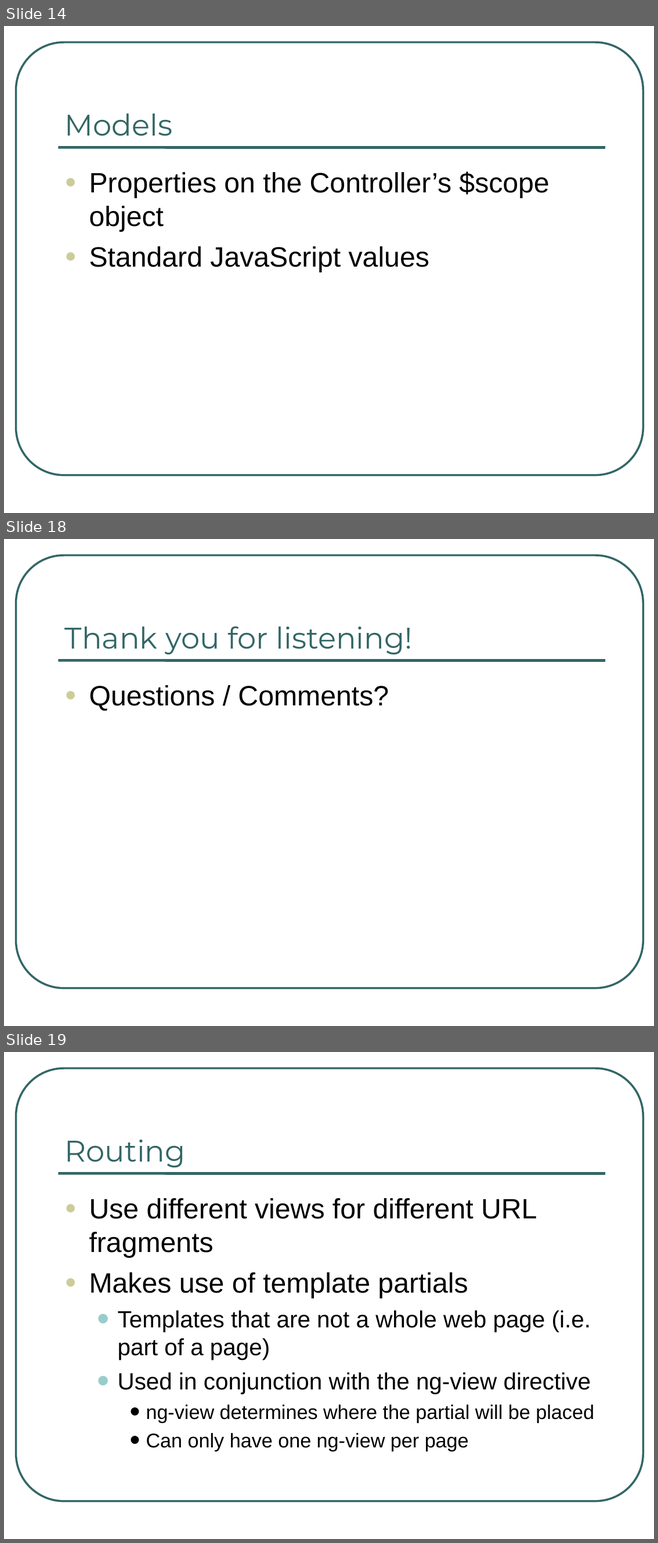
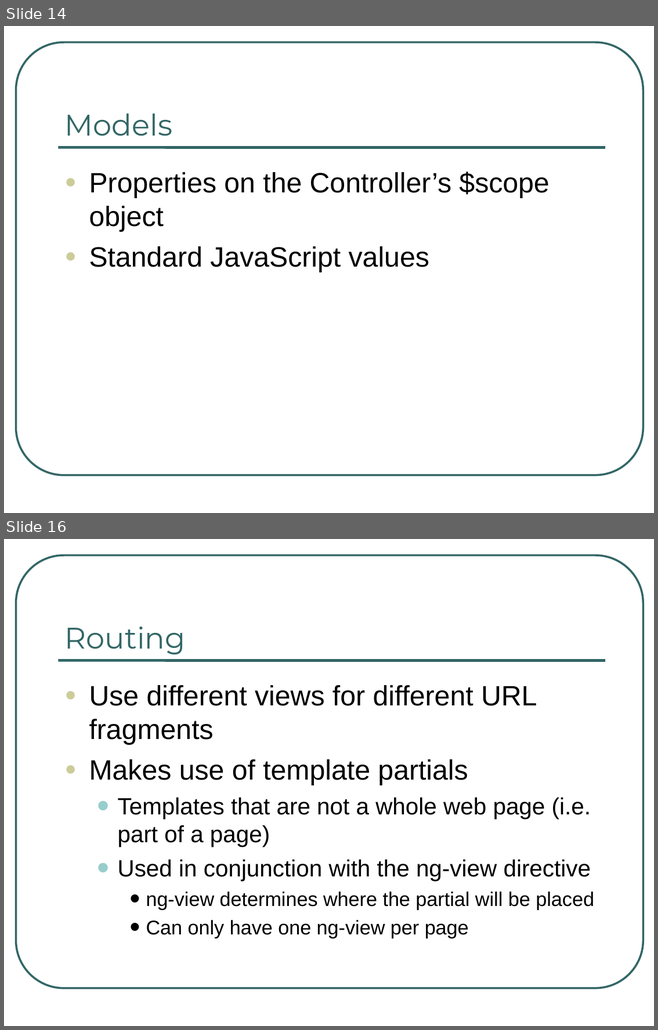
Before and after one commit to darlingtld/AngularJSTS, a slide deck: AngularJS_techshare.ppt. Shown one above the other, each under a label of ours: slides 14, 18 and 19 before the commit, slides 14 and 16 after it; the slides between them are not shown. The pictures are 658x1543 and 658x1030 pixels, drawn with LibreOffice and Linux fonts; fonts in the diff are those of the drawing. Boxes give left, top, right and bottom in pixels: in the first picture for what was removed or moved away, otherwise in the second. Text is boxed around its words. In the diff, an @@ line names an element or a change of style, - is before the commit and + after.

```diff
--- a/AngularJS_techshare.ppt
+++ b/AngularJS_techshare.ppt
@@ slide 18 removed at [4, 539, 654, 1026], background #FFFFFF; not listed: 2 template elements that a slide beside it also shows @@
@@ title removed at [65, 626, 412, 655] @@
-Thank you for listening!
@@ text removed at [89, 685, 389, 711] @@
-● Questions / Comments?
@@ what was slide 19 is now slide 16 @@
```
Also in this commit, not shown: 3 slides changed, 3 slides added, 6 other slides removed, 3 other files.
